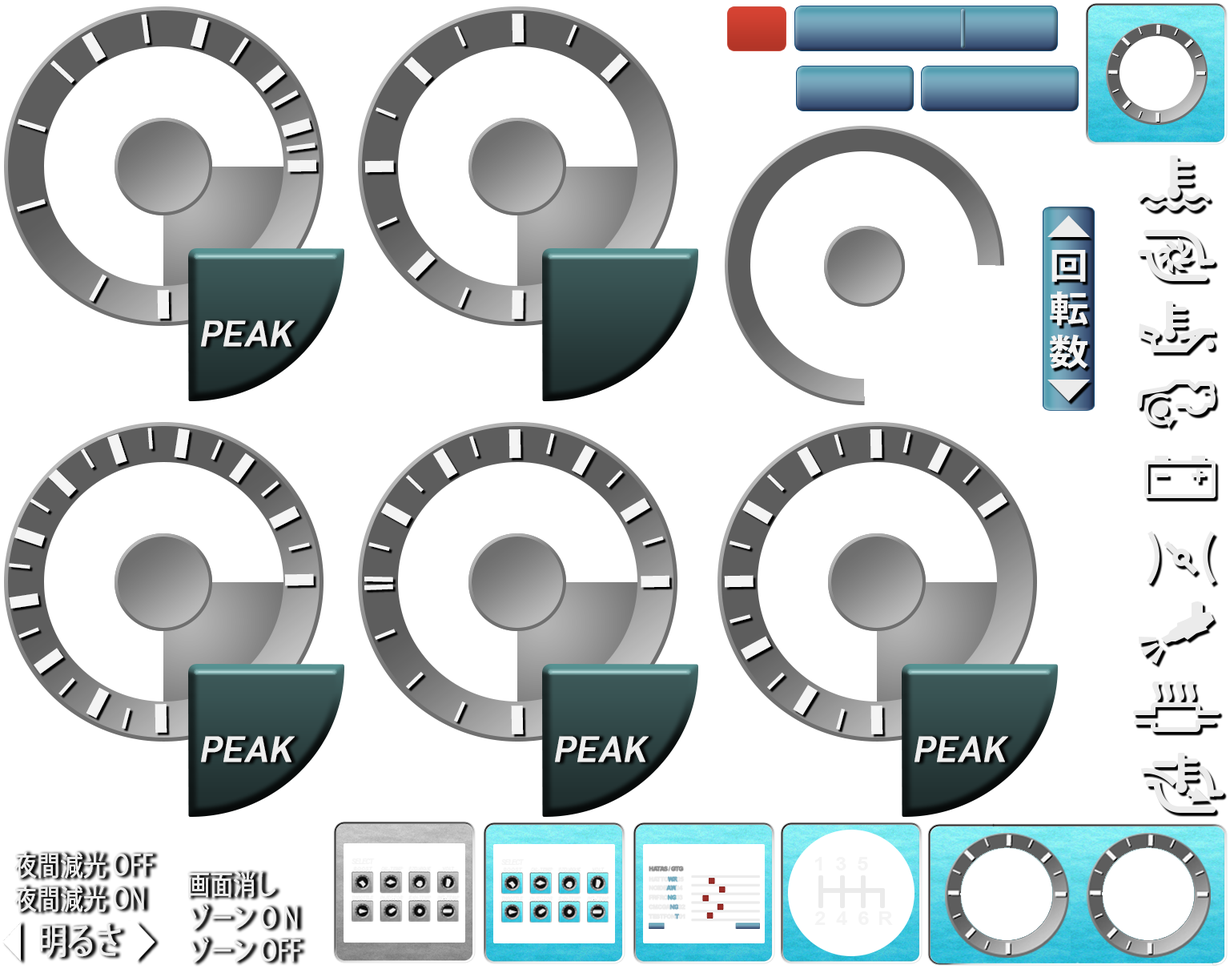
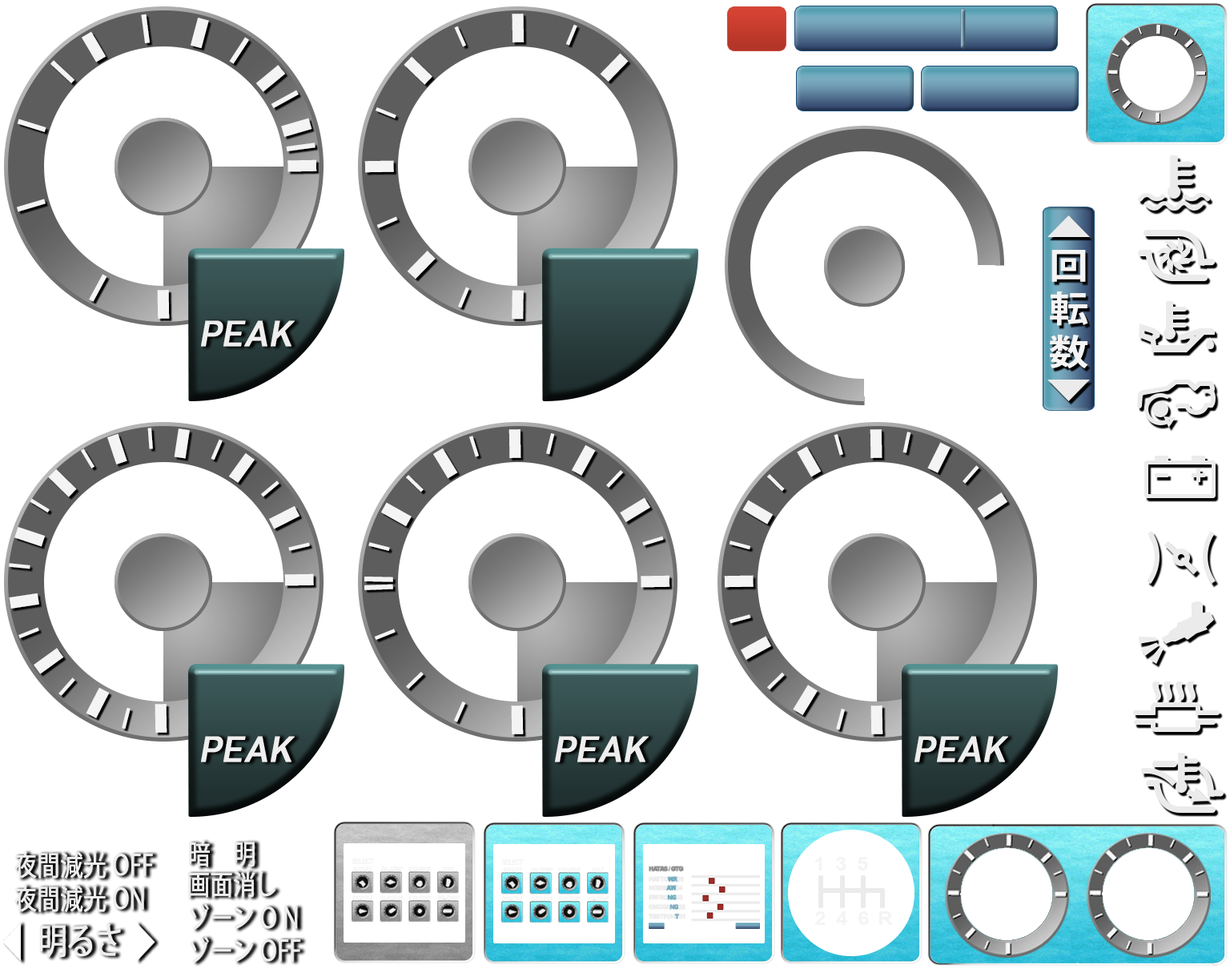
Layer changes from the first w=1230, h=969 image to the second:
added layer "暗 明" in group "Display Text" over left=188, top=840, right=255, bottom=868
